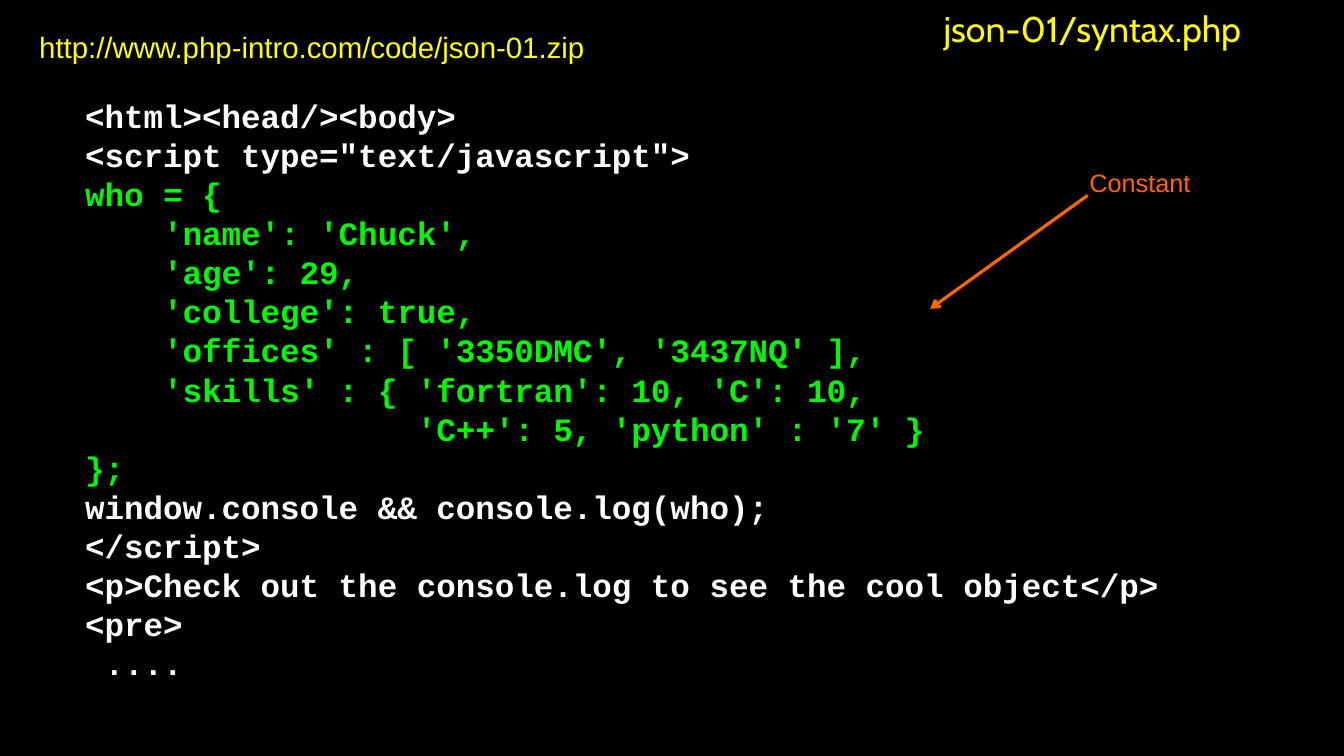
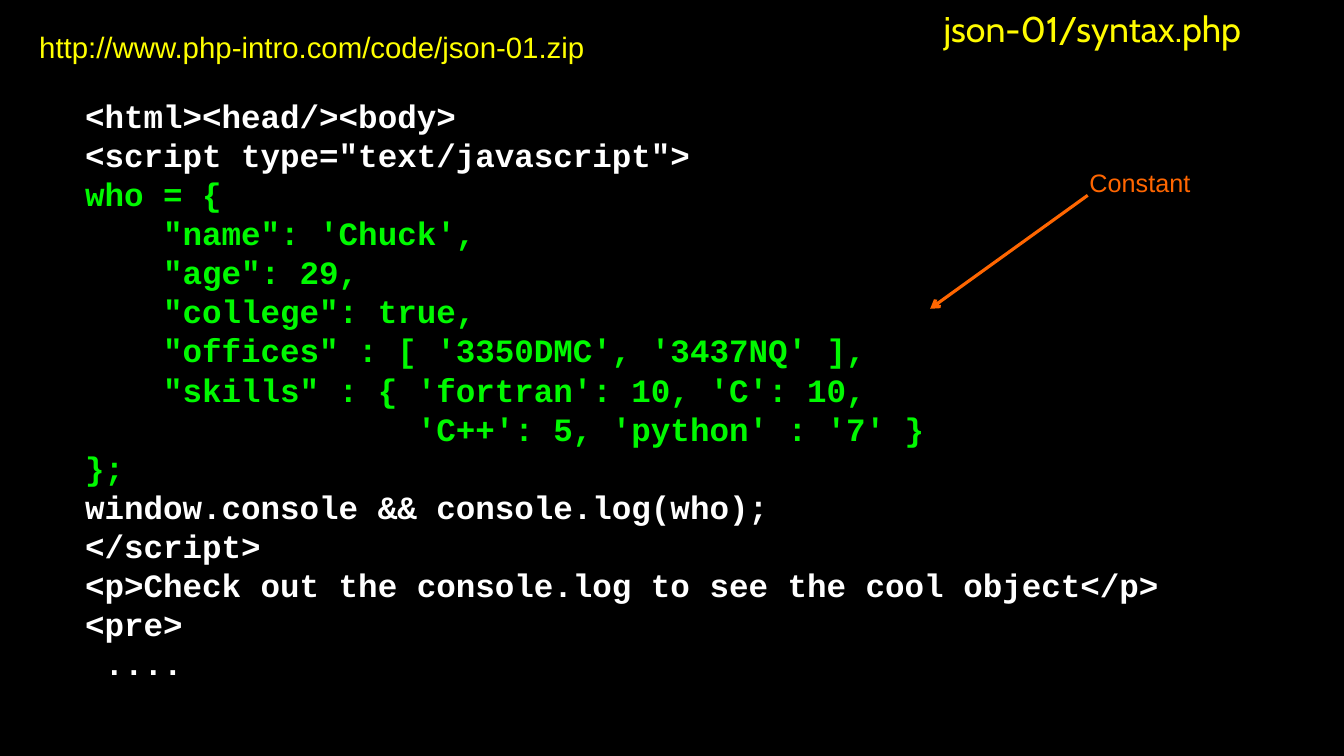
Before and after one commit to csev/wa4e, a slide deck: slide 7 of lectures/JS-04-JSON.ppt. Drawn at 1344x756 pixels with LibreOffice and Linux fonts; fonts in the diff are those of the drawing. Boxes give left, top, right and bottom in pixels: in the first picture for what was removed or moved away, otherwise in the second. Text is boxed around its words. In the diff, an @@ line names an element or a change of style, - is before the commit and + after.

```diff
--- a/lectures/JS-04-JSON.ppt
+++ b/lectures/JS-04-JSON.ppt
@@ text in free at <box>163,222,866,408</box>: text changed @@
-'name': 'Chuck',
-'age': 29,
-'college': true,
-'offices' : [ '3350DMC', '3437NQ' ],
-'skills' : { 'fortran': 10, 'C': 10,
+"name": 'Chuck',
+"age": 29,
+"college": true,
+"offices" : [ '3350DMC', '3437NQ' ],
+"skills" : { 'fortran': 10, 'C': 10,
```
Also in this commit, not shown: 2 other slides changed, 11 other files.
